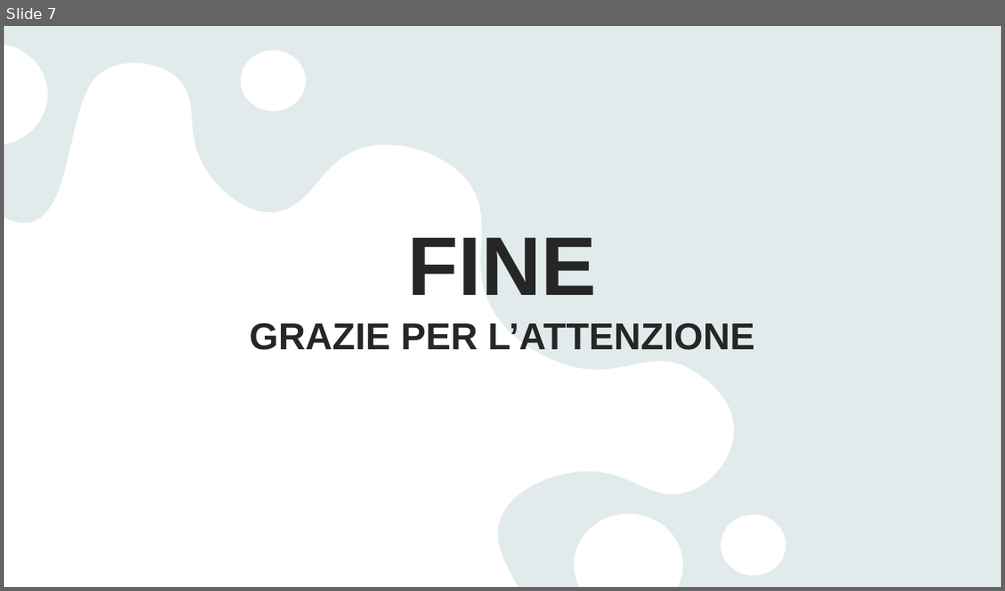
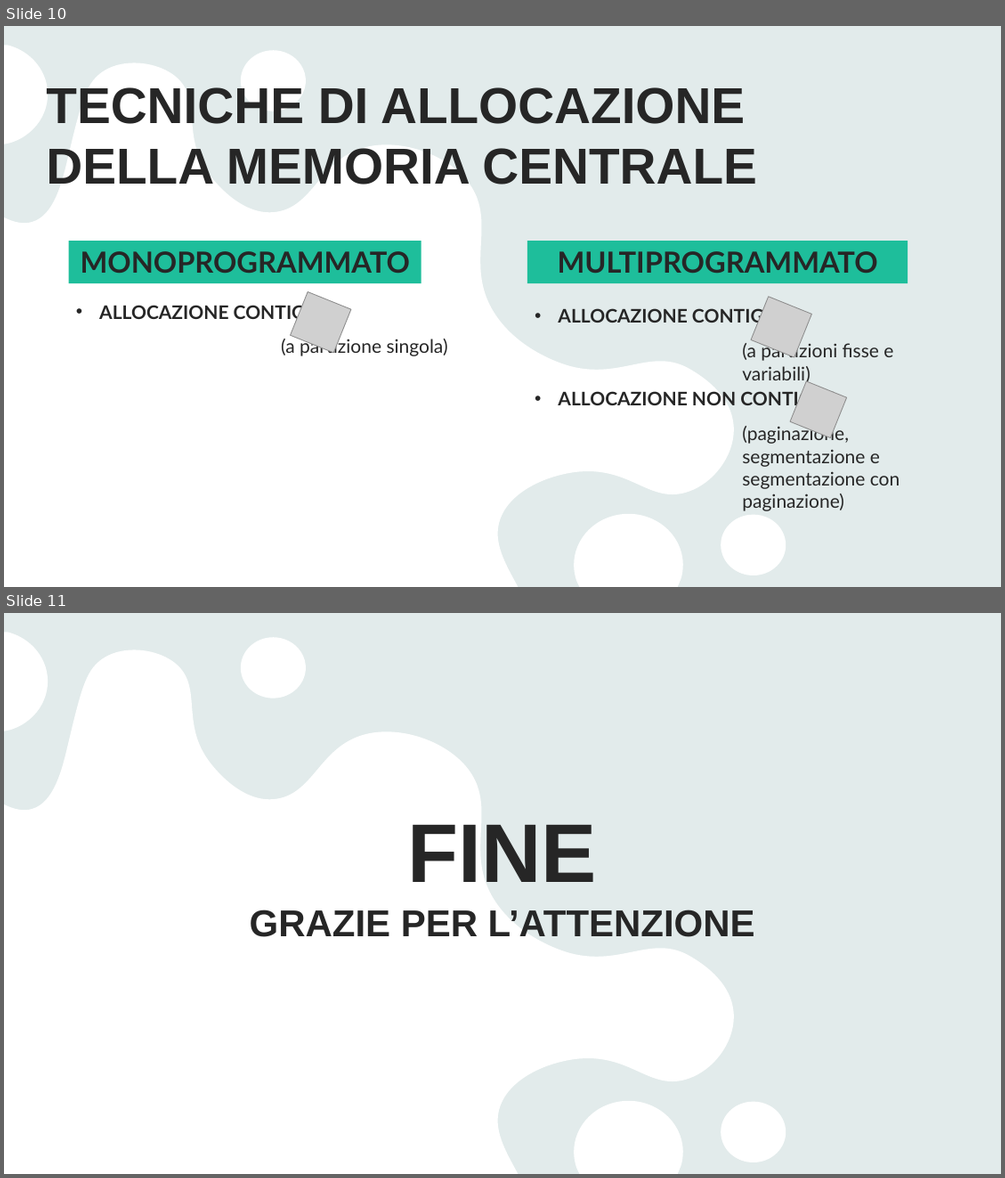
Before and after one commit to michelesantomauroitigeo/repositoryTPSIT2526, a slide deck: SANSONE VITO/02_sansoneVito.pptx. Shown one above the other, each under a label of ours: slide 7 before the commit, slides 10 and 11 after it. The pictures are 1005x591 and 1005x1178 pixels, drawn with LibreOffice and Linux fonts; fonts in the diff are those of the drawing; grey boxes stand for pictures. Boxes give left, top, right and bottom in pixels: in the first picture for what was removed or moved away, otherwise in the second. Text is boxed around its words. In the diff, an @@ line names an element or a change of style, - is before the commit and + after.

```diff
--- a/SANSONE VITO/02_sansoneVito.pptx
+++ b/SANSONE VITO/02_sansoneVito.pptx
@@ slide 10 added at bbox=[4, 26, 1001, 587], background #E9F3F3; not listed: 2 template elements that a slide beside it also shows @@
@@ title added at bbox=[46, 87, 757, 184], 48.6 pt, text #262626, bold @@
+TECNICHE DI ALLOCAZIONE
+DELLA MEMORIA CENTRALE
@@ rectangle added at bbox=[69, 240, 421, 283], fill #1EBE9B, 28 pt, text #262626, bold @@
+MONOPROGRAMMATO
@@ rectangle added at bbox=[527, 240, 907, 283], fill #1EBE9B, 28 pt, text #262626, bold @@
+MULTIPROGRAMMATO
@@ picture added at bbox=[290, 292, 351, 354] @@
@@ text added at bbox=[99, 302, 332, 322], 18 pt, text #262626, bold @@
+• ALLOCAZIONE CONTIGUA
@@ text added at bbox=[558, 307, 791, 326], 18 pt, text #262626, bold @@
+• ALLOCAZIONE CONTIGUA
@@ picture added at bbox=[751, 297, 812, 358] @@
@@ text added at bbox=[281, 337, 448, 356], 18 pt, text #262626 @@
+(a partizione singola)
@@ text added at bbox=[742, 341, 893, 384], 18 pt, text #262626 @@
+(a partizioni fisse e variabili)
@@ text added at bbox=[558, 389, 839, 410], 18 pt, text #262626, bold @@
+• ALLOCAZIONE NON CONTIGUA
@@ picture added at bbox=[790, 381, 847, 438] @@
@@ text added at bbox=[742, 424, 899, 511], 18 pt, text #262626 @@
+(paginazione, segmentazione e segmentazione con paginazione)
@@ what was slide 7 is now slide 11 @@
```
Also in this commit, not shown: 1 slide changed, 3 other slides added.
